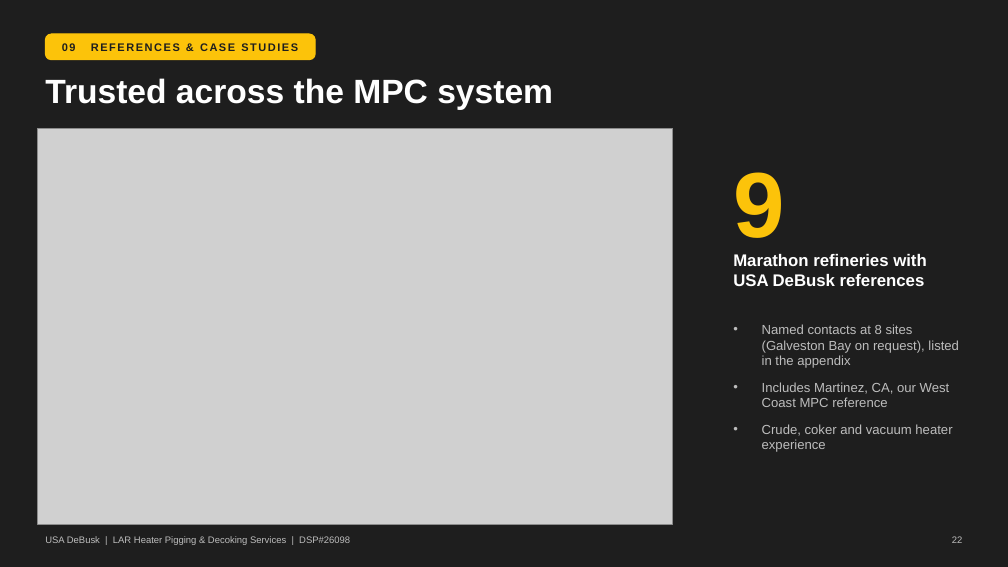
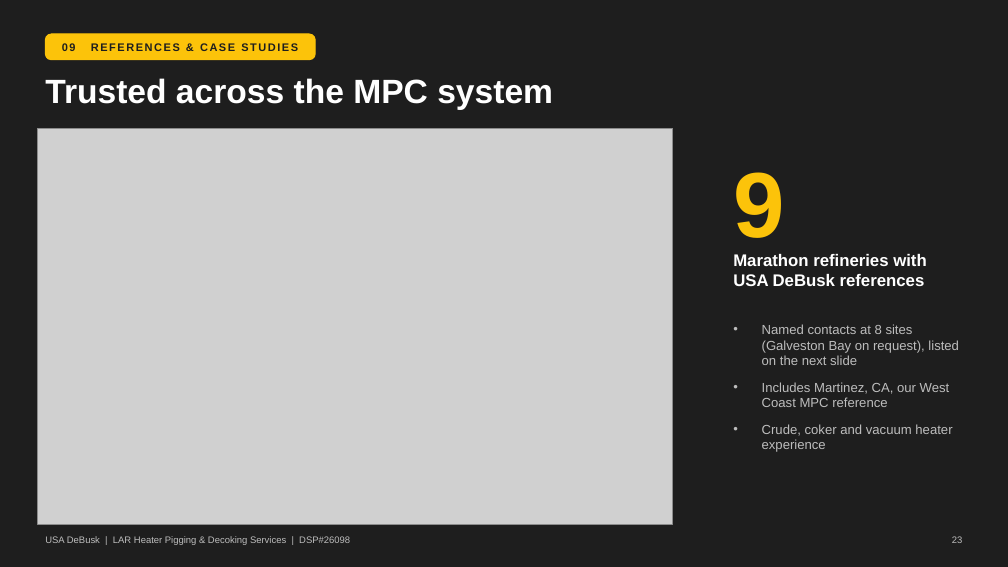
Before and after one commit to TheSkinz/obsidian-work, a slide deck: slide 23 of 02-facilities/Marathon/Carson-CA/DSP26098-technical-presentation/LAR_Technical_Proposal_Presentation.pptx (slide 22 before the commit). Drawn at 1008x567 pixels with LibreOffice and Linux fonts; fonts in the diff are those of the drawing; grey boxes stand for pictures. Boxes give left, top, right and bottom in pixels: in the first picture for what was removed or moved away, otherwise in the second. Text is boxed around its words. In the diff, an @@ line names an element or a change of style, - is before the commit and + after.

```diff
--- a/02-facilities/Marathon/Carson-CA/DSP26098-technical-presentation/LAR_Technical_Proposal_Presentation.pptx
+++ b/02-facilities/Marathon/Carson-CA/DSP26098-technical-presentation/LAR_Technical_Proposal_Presentation.pptx
@@ text at (x1=762, y1=324, x2=959, y2=365): text changed @@
-• Named contacts at 8 sites (Galveston Bay on request), listed in the appendix
+• Named contacts at 8 sites (Galveston Bay on request), listed on the next slide
```
Also in this commit, not shown: 13 other slides changed, 4 other files.
